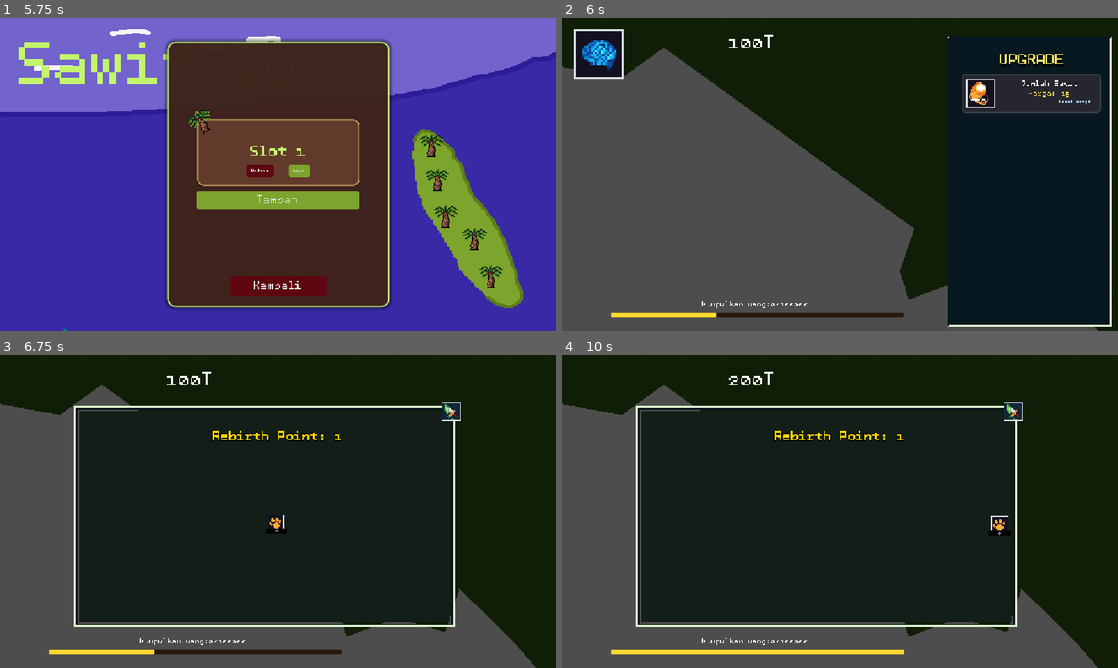
Above: before the commit, frames 1-4 (two rows, left to right).
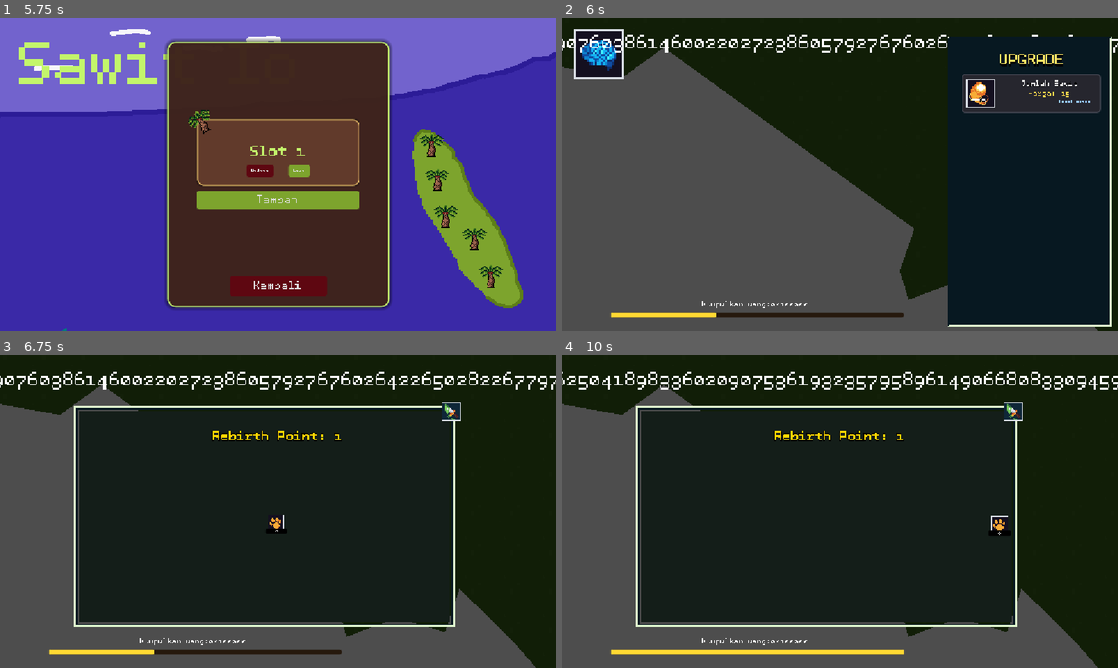
Above: after the commit, the same moments.

Repository: azizul987/Sawit-io
Game: Godot game, scene res://Scene/MainMenui.tscn
Same seed, same stepped clock (60 frames per second), same inputs: the game is played once before the commit and once after it. Sound files missing from this copy of the repository are replaced by a short silence.
Inputs (mouse positions are in pixels of both pictures, inside the frame that each line leads up to):
- Up to frame 1 (5.75 s): click "Mulai" at 0.5 s; tap Enter at 1.25 s; drag from (489, 274) to (444, 215) at 1.27 s; click "Tambah" at 2 s; click "Kembali" at 2.75 s; click "Mulai" at 3.5 s; drag from (472, 237) to (439, 180) at 4.27 s; move the mouse to (472, 237) at 5.02 s; hold Right (ui_right) from 5.03 s (still down); hold M (add_coin) from 5.03 s (still down); tap F (focus) at 5.1 s; click (472, 237) at 5.17 s
- Up to frame 2 (6 s): release Right (ui_right) at 5.75 s; release M (add_coin) at 5.75 s; click "Load" at 5.75 s
- Up to frame 3 (6.75 s): click (38, 392) at 6.5 s
- Up to frame 4 (10 s): click "0" at 7.25 s; click (840, 524) at 8 s; drag from (840, 511) to (673, 464) at 8.77 s; move the mouse to (1006, 558) at 9.52 s; hold Left (ui_left) from 9.53 s (still down); hold E (zoom_out) from 9.53 s (still down); tap M (add_coin) at 9.8 s

Frame 1 is identical in both runs. In frame 2, 0.9% of the frame differs, in the area x 0-100%, y 5-28%; in frame 3, 1.3%; in frame 4, 1.4%, in the area x 0-100%, y 5-12%.

Commit message:
Fix integer overflow bug and price NaN issues

Diff:
--- a/Logic/Data Templete/Data/Source/UpgradeData.gd
+++ b/Logic/Data Templete/Data/Source/UpgradeData.gd
@@ -50,7 +50,11 @@
 
 	current_level += 1
 	# Naikkan harga untuk pembelian berikutnya
-	price = round(price * price_multiplier)
+	price = price * price_multiplier
+	if price > 1e300:
+		price = 1e300
+	else:
+		price = round(price)
 	return true
 
 
--- /dev/null
+++ b/Logic/skrip/dump_polygons.gd
@@ -0,0 +1,19 @@
+extends SceneTree
+func _init():
+	var scene = load("res://Scene/main.tscn").instantiate()
+	for child in scene.get_node("map").get_children():
+		if child.is_in_group("wilayah"):
+			var poly = child.get_node_or_null("Polygon2D")
+			if poly:
+				print("Group: wilayah, Node: " + child.name + ", points: " + str(poly.polygon.size()))
+		for subchild in child.get_children():
+			if subchild.is_in_group("wilayah"):
+				var poly = subchild.get_node_or_null("Polygon2D")
+				if poly:
+					print("Group: wilayah, Node: " + subchild.name + ", points: " + str(poly.polygon.size()))
+			for subsubchild in subchild.get_children():
+				if subsubchild.is_in_group("wilayah"):
+					var poly = subsubchild.get_node_or_null("Polygon2D")
+					if poly:
+						print("Group: wilayah, Node: " + subsubchild.name + ", points: " + str(poly.polygon.size()))
+	quit()
--- a/Logic/skrip/global/point.gd
+++ b/Logic/skrip/global/point.gd
@@ -22,7 +22,11 @@
 
 func add_point(value):
 	point += value
+	if point > 1e300:
+		point = 1e300
 	total_point_earned += value
+	if total_point_earned > 1e300:
+		total_point_earned = 1e300
 	check_missions()
 	point_change.emit(point)
 	SaveManager.save_game()
@@ -30,8 +34,10 @@
 
 func remove_point(value):
 	point -= value
-	if point < 0:
+	if point < 0 or is_nan(point):
 		point = 0
+	if point > 1e300:
+		point = 1e300
 	#print("Point sekarang: ", point)
 
 func add_rebirth_point(value: int):
@@ -91,7 +97,8 @@
 func _input(event: InputEvent) -> void:
 	if Debug.is_active():
 		if event.is_action_pressed("add_coin"):
-			Point.add_point(100000000000000)
+			# Gunakan penulisan .0 atau e supaya dibaca float. Jika tidak, akan dianggap Integer 64-bit yang limitnya cuma 9.22e18 dan otomatis minus (overflow)
+			Point.add_point(1e10000)
 		if event.is_action("delete_save"):
 			SaveManager.delete_current_save()
 
@@ -128,11 +135,13 @@
 
 
 func format_num(val: float) -> String:
-	var n: float = float(int(val))
+	var n: float = val
 	var s: Array[String] = ["", "K", "M", "B", "T", "Qa", "Qi", "Sx", "Sp", "Oc", "No", "Dc"]
 	var i: int = 0
 	while n >= 1000.0 and i < s.size() - 1:
 		n /= 1000.0; i += 1
-	if i == 0: return str(int(n))
+	if i == 0: return "%.0f" % floor(n)
 	var t: String = "%.1f" % n
-	return (str(int(n)) if t.ends_with(".0") else t) + s[i]
+	if t.ends_with(".0"):
+		return ("%.0f" % n) + s[i]
+	return t + s[i]
--- a/Logic/skrip/map.gd
+++ b/Logic/skrip/map.gd
@@ -9,7 +9,7 @@
 
 var daftar_wilayah: Array = []
 
-# Dipakai HANYA kalau wilayah tidak punya data Resource sama sekali (fallback darurat)
+# Dipakai HANYA kalau wilayah tidak punya data Resource sama sek-ali (fallback darurat)
 @export var font_size_default: int = 12
 
 enum TipeWilayah_dibuka_list  {
@@ -144,14 +144,18 @@
 
 		update_max_capacity_by_area()
 
-func hitung_luas_polygon(titik: PackedVector2Array) -> float:
+func hitung_luas_polygon(poly: Polygon2D) -> float:
+	var titik = poly.polygon
 	if titik.size() < 3: return 0.0
 	var luas = 0.0
 	for i in range(titik.size()):
 		var p0 = titik[i]
 		var p1 = titik[(i + 1) % titik.size()]
 		luas += p0.cross(p1)
-	return absf(luas * 0.5)
+
+	# Ambil nilai skala global untuk menghitung luas sesungguhnya di layar
+	var scale = poly.global_scale
+	return absf(luas * 0.5) * scale.x * scale.y
 
 func hitung_total_luas_terbuka() -> float:
 	var total = 0.0
@@ -159,14 +163,14 @@
 		if w.data and w.data.terbuka_default:
 			var poly = w.get_node_or_null("Polygon2D")
 			if poly:
-				total += hitung_luas_polygon(poly.polygon)
+				total += hitung_luas_polygon(poly)
 	return total
 
 func get_current_max_capacity() -> int:
 	var total_luas = hitung_total_luas_terbuka()
-	# Misal 1 pohon butuh 25 area lokal. (Bisa di-tweak)
-	# Semakin luas, semakin banyak kapasitas pohon dan buruh.
-	return max(10, int(total_luas / 1.0))
+	# Karena luas sekarang sudah dikali skala (menjadi ratusan ribu), kita bagi dengan ukuran ruang per 1 pohon di layar
+	# 1 pohon kira-kira butuh area 1500-2000 piksel persegi di layar
+	return max(10, int(total_luas / 1755.0))
 
 func update_max_capacity_by_area() -> void:
 	var max_cap = get_current_max_capacity()
--- /dev/null
+++ b/Logic/skrip/test_poly.gd
@@ -0,0 +1,9 @@
+extends SceneTree
+
+func _init():
+    var scene = load("res://Scene/main.tscn").instantiate()
+    for w in scene.get_node("map").get_children():
+        if w.has_node("Polygon2D"):
+            var p = w.get_node("Polygon2D")
+            print(w.name, " points size: ", p.polygon.size())
+    quit()
--- /dev/null
+++ b/Logic/skrip/test_wilayah.gd
@@ -0,0 +1,11 @@
+extends SceneTree
+
+func _init():
+    var scene = load("res://Scene/main.tscn").instantiate()
+    var wilayahs = scene.get_tree().get_nodes_in_group("wilayah")
+    print("Found wilayah: ", wilayahs.size())
+    for w in wilayahs:
+        if w.has_node("Polygon2D"):
+            var p = w.get_node("Polygon2D")
+            print("  ", w.name, " points size: ", p.polygon.size())
+    quit()
--- a/Ui/updatebtn.gd
+++ b/Ui/updatebtn.gd
@@ -39,7 +39,7 @@
 		price_label.text = "MAX LEVEL"
 		disabled = true
 	else:
-		price_label.text = "Harga: %.0f" % data.get_discounted_price()
+		price_label.text = "Harga: %s" % Point.format_num(data.get_discounted_price())
 		disabled = false
 
 
--- /dev/null
+++ b/test_luas.gd
@@ -0,0 +1,24 @@
+extends SceneTree
+func _init():
+    var main = load("res://Scene/main.tscn").instantiate()
+    var map = main.get_node("map")
+    map.ambil_semua_wilayah()
+    var total_luas = 0.0
+    for w in map.daftar_wilayah:
+        if w.data and w.data.terbuka_default:
+            var poly = w.get_node_or_null("Polygon2D")
+            if poly:
+                var titik = poly.polygon
+                var luas = 0.0
+                for i in range(titik.size()):
+                    var p0 = titik[i]
+                    var p1 = titik[(i + 1) % titik.size()]
+                    luas += p0.cross(p1)
+                luas = absf(luas * 0.5)
+                var global_scale = poly.global_scale
+                print("Wilayah: ", w.name, " luas lokal: ", luas, " scale: ", global_scale, " global luas: ", luas * global_scale.x * global_scale.y)
+                total_luas += luas * global_scale.x * global_scale.y
+    print("Total Luas: ", total_luas)
+    var max_cap = max(10, int(total_luas / 1500.0))
+    print("Max Cap: ", max_cap)
+    quit()
--- /dev/null
+++ b/test_rand.gd
@@ -0,0 +1,9 @@
+extends SceneTree
+func _init():
+	var arr = [1, 2, 3, 4, 5, 6, 7, 8, 9, 10]
+	var counts = {}
+	for i in 55:
+		var val = arr.pick_random()
+		counts[val] = counts.get(val, 0) + 1
+	print(counts)
+	quit()
Not shown, added: Logic/skrip/dump_polygons.gd.uid
Not shown, added: Logic/skrip/test_poly.gd.uid
Not shown, added: Logic/skrip/test_wilayah.gd.uid
Not shown, added: test_luas.gd.uid
Not shown, added: test_rand.gd.uid
Not shown, added: test_area.py
